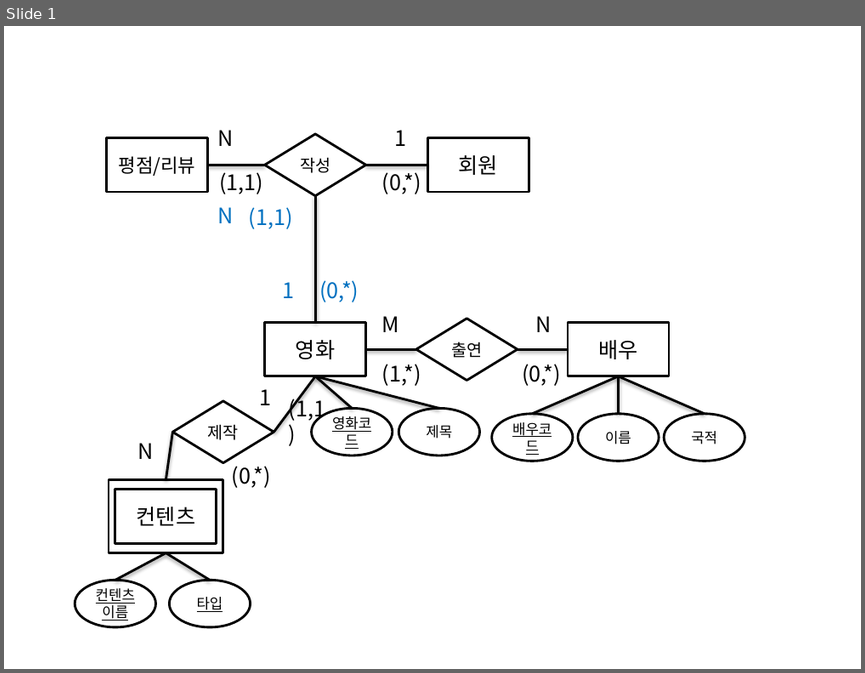
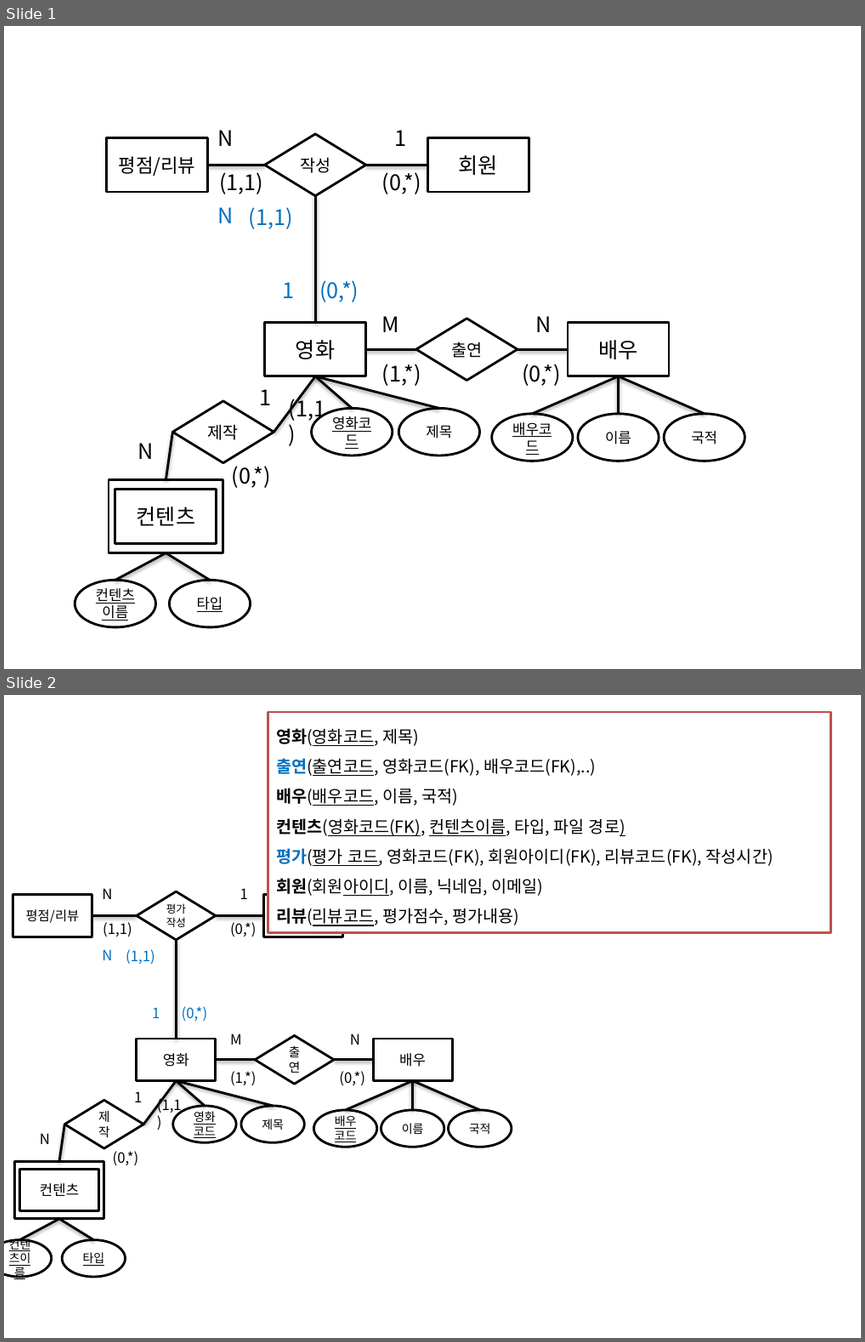
Before and after one commit to aiajin/bitcampjn201904, a slide deck: SQL/DB모델링.pptx. Shown one above the other, each under a label of ours: slide 1 before the commit, slides 1 and 2 after it. The pictures are 865x673 and 865x1342 pixels, drawn with LibreOffice and Linux fonts; fonts in the diff are those of the drawing. Boxes give left, top, right and bottom in pixels: in the first picture for what was removed or moved away, otherwise in the second. Text is boxed around its words. In the diff, an @@ line names an element or a change of style, - is before the commit and + after.

```diff
--- a/SQL/DB모델링.pptx
+++ b/SQL/DB모델링.pptx
@@ slide 2 added at (4, 695, 861, 1338), background #FFFFFF @@
@@ rectangle added at (268, 712, 831, 932), fill #FFFFFF, outline #C0504D 2 pt, 14 pt, text #000000 @@
+영화(영화코드, 제목)
+출연(출연코드, 영화코드(FK), 배우코드(FK),..)
+배우(배우코드, 이름, 국적)
+컨텐츠(영화코드(FK), 컨텐츠이름, 타입, 파일 경로)
+평가(평가 코드, 영화코드(FK), 회원아이디(FK), 리뷰코드(FK), 작성시간)
+회원(회원아이디, 이름, 닉네임, 이메일)
+리뷰(리뷰코드, 평가점수, 평가내용)
@@ group added at (4, 888, 511, 1276): 16 texts, 14 lines, 7 ellipses, 6 rectangles, 3 diamonds @@
+영화
+배우
+컨텐츠
+평점/리뷰
+회원
+영화코드
+제목
+배우코드
+이름
+국적
+출연
+N
+M
+(1,*)
+(0,*)
+컨텐츠이름
+타입
+제작
+N
+1
+(0,*)
+(1,1)
+평가작성
+1
+N
+N
+1
+(1,1)
+(0,*)
+(1,1)
+(0,*)
```
Also in this commit, not shown: 9 other files.
